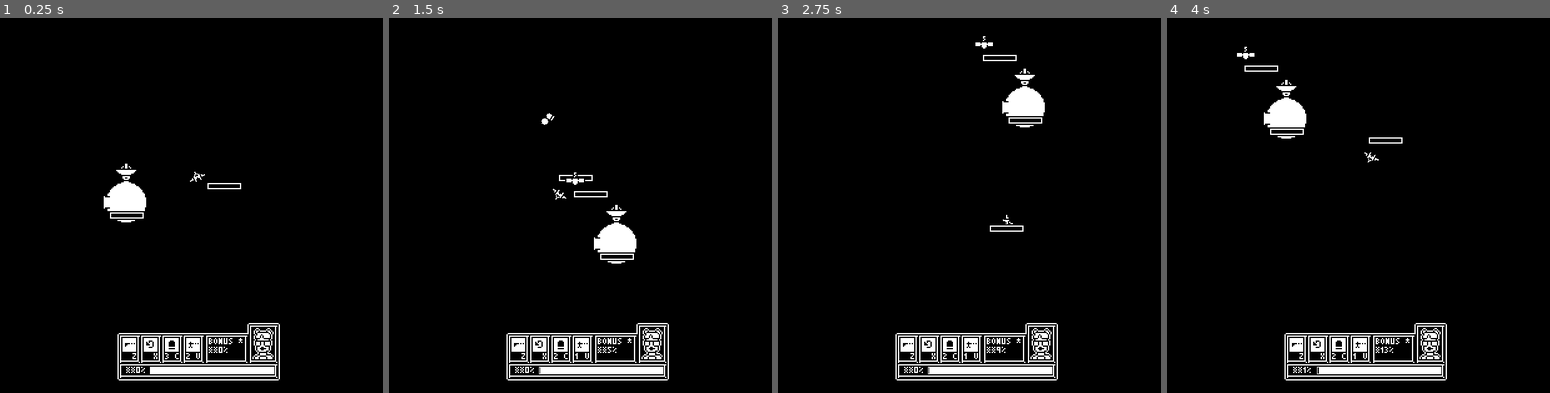
Above: before the commit, frames 1-4 (left to right).
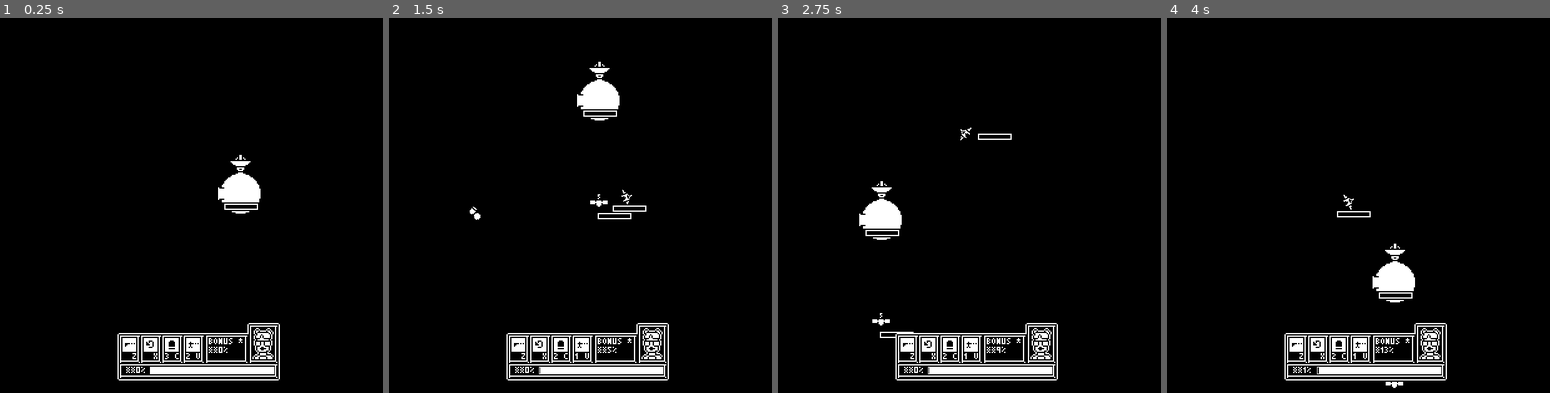
Above: after the commit, the same moments.

Repository: rthurmed/OrbitDefender
Game: Godot game, scene res://src/levels/Main.tscn
Two runs of this game, one before a commit and one after it. Both use one fixed random seed, a clock stepped at 60 frames per second and the inputs below. Sound files missing from this copy of the repository are replaced by a short silence.
Inputs:
- Up to frame 1 (0.25 s): no input
- Up to frame 2 (1.5 s): tap C (bomb) at 0.6 s; tap V (deploy_turret) at 1.35 s
- Up to frame 3 (2.75 s): hold Up (higher) from 2.03 s (still down)
- Up to frame 4 (4 s): release Up (higher) at 2.78 s; tap X (invert) at 2.85 s; hold Down (lower) from 3.53 s (still down)

The runs differ from the first frame. In frame 1, 1.8% of the frame differs, in the area x 27-69%, y 36-55%; in frame 2, 2.2%, in the area x 21-68%, y 11-66%; in frame 3, 2.1%; in frame 4, 2.1%.

Commit message:
Added ship intro animation

Diff:
--- a/src/game/ship/RotatoryAxis.gd
+++ b/src/game/ship/RotatoryAxis.gd
@@ -5,6 +5,7 @@
 
 export var accel = 3
 export var turn_speed = 0.5
+export var enabled = false
 
 var speed = DEFAULT_SPEED
 var target_speed = DEFAULT_SPEED
@@ -13,6 +14,8 @@
 
 
 func _process(delta):
+	if not enabled: return
+
 	speed = lerp_angle(speed, target_speed, delta * turn_speed)
 	rotation = lerp_angle(rotation, rotation + speed, delta * accel)
 
--- a/src/game/ship/Ship.gd
+++ b/src/game/ship/Ship.gd
@@ -30,6 +30,10 @@
 
 var bomb_count = initial_bomb_count
 var turret_count = initial_turret_count
+
+
+func _ready():
+	animation.play("intro")
 
 
 func _process(delta):
--- a/src/game/ship/Ship.tscn
+++ b/src/game/ship/Ship.tscn
@@ -10,6 +10,7 @@
 [ext_resource path="res://src/game/ship/BombShooter.gd" type="Script" id=8]
 [ext_resource path="res://assets/sfx/bonus.wav" type="AudioStream" id=9]
 [ext_resource path="res://src/game/ship/TurretDeployer.gd" type="Script" id=10]
+[ext_resource path="res://assets/planet.png" type="Texture" id=11]
 
 [sub_resource type="CircleShape2D" id=1]
 radius = 5.09902
@@ -28,6 +29,54 @@
 "update": 0,
 "values": [ 0.0 ]
 }
+tracks/1/type = "value"
+tracks/1/path = NodePath(".:position")
+tracks/1/interp = 1
+tracks/1/loop_wrap = true
+tracks/1/imported = false
+tracks/1/enabled = true
+tracks/1/keys = {
+"times": PoolRealArray( 0 ),
+"transitions": PoolRealArray( 1 ),
+"update": 0,
+"values": [ Vector2( 60, 0 ) ]
+}
+tracks/2/type = "value"
+tracks/2/path = NodePath("..:rotation_degrees")
+tracks/2/interp = 1
+tracks/2/loop_wrap = true
+tracks/2/imported = false
+tracks/2/enabled = true
+tracks/2/keys = {
+"times": PoolRealArray( 0 ),
+"transitions": PoolRealArray( 1 ),
+"update": 0,
+"values": [ -180.0 ]
+}
+tracks/3/type = "value"
+tracks/3/path = NodePath("..:enabled")
+tracks/3/interp = 1
+tracks/3/loop_wrap = true
+tracks/3/imported = false
+tracks/3/enabled = true
+tracks/3/keys = {
+"times": PoolRealArray( 0 ),
+"transitions": PoolRealArray( 1 ),
+"update": 0,
+"values": [ false ]
+}
+tracks/4/type = "value"
+tracks/4/path = NodePath("HealthModule:visible")
+tracks/4/interp = 1
+tracks/4/loop_wrap = true
+tracks/4/imported = false
+tracks/4/enabled = true
+tracks/4/keys = {
+"times": PoolRealArray( 0 ),
+"transitions": PoolRealArray( 1 ),
+"update": 0,
+"values": [ true ]
+}
 
 [sub_resource type="Animation" id=4]
 resource_name = "deinvert"
@@ -44,6 +93,70 @@
 "values": [ 180.0, -10.0, 10.0, 0.0 ]
 }
 
+[sub_resource type="Animation" id=5]
+resource_name = "intro"
+length = 1.2
+tracks/0/type = "value"
+tracks/0/path = NodePath(".:rotation_degrees")
+tracks/0/interp = 2
+tracks/0/loop_wrap = true
+tracks/0/imported = false
+tracks/0/enabled = true
+tracks/0/keys = {
+"times": PoolRealArray( 0, 0.5, 0.9, 1.2 ),
+"transitions": PoolRealArray( 1, 1, 1, 1 ),
+"update": 0,
+"values": [ 90.0, 90.0, -30.0, 0.0 ]
+}
+tracks/1/type = "value"
+tracks/1/path = NodePath(".:position")
+tracks/1/interp = 2
+tracks/1/loop_wrap = true
+tracks/1/imported = false
+tracks/1/enabled = true
+tracks/1/keys = {
+"times": PoolRealArray( 0, 1.2 ),
+"transitions": PoolRealArray( 1, 1 ),
+"update": 0,
+"values": [ Vector2( 0, 0 ), Vector2( 80, 0 ) ]
+}
+tracks/2/type = "value"
+tracks/2/path = NodePath("..:rotation_degrees")
+tracks/2/interp = 1
+tracks/2/loop_wrap = true
+tracks/2/imported = false
+tracks/2/enabled = true
+tracks/2/keys = {
+"times": PoolRealArray( 0, 0.5, 1.2 ),
+"transitions": PoolRealArray( 1, 1, 1 ),
+"update": 0,
+"values": [ -180.0, -180.0, -260.0 ]
+}
+tracks/3/type = "value"
+tracks/3/path = NodePath("..:enabled")
+tracks/3/interp = 1
+tracks/3/loop_wrap = true
+tracks/3/imported = false
+tracks/3/enabled = true
+tracks/3/keys = {
+"times": PoolRealArray( 0, 1.2 ),
+"transitions": PoolRealArray( 1, 1 ),
+"update": 1,
+"values": [ false, true ]
+}
+tracks/4/type = "value"
+tracks/4/path = NodePath("HealthModule:visible")
+tracks/4/interp = 1
+tracks/4/loop_wrap = true
+tracks/4/imported = false
+tracks/4/enabled = true
+tracks/4/keys = {
+"times": PoolRealArray( 0, 0.6, 1.2 ),
+"transitions": PoolRealArray( 1, 1, 1 ),
+"update": 1,
+"values": [ false, true, true ]
+}
+
 [sub_resource type="Animation" id=2]
 resource_name = "invert"
 tracks/0/type = "value"
@@ -63,6 +176,7 @@
 script = ExtResource( 5 )
 
 [node name="RotatoryAxis" type="Node2D" parent="."]
+rotation = -3.14159
 script = ExtResource( 1 )
 
 [node name="Spaceship" type="Area2D" parent="RotatoryAxis" groups=["friendly", "player", "ship"]]
@@ -109,6 +223,7 @@
 [node name="AnimationPlayer" type="AnimationPlayer" parent="RotatoryAxis/Spaceship"]
 anims/RESET = SubResource( 3 )
 anims/deinvert = SubResource( 4 )
+anims/intro = SubResource( 5 )
 anims/invert = SubResource( 2 )
 
 [node name="Audio" type="Node" parent="."]
@@ -117,6 +232,11 @@
 stream = ExtResource( 9 )
 volume_db = -8.0
 
+[node name="Planet" type="Sprite" parent="."]
+visible = false
+modulate = Color( 1, 1, 1, 0.498039 )
+texture = ExtResource( 11 )
+
 [connection signal="inverting" from="." to="RotatoryAxis" method="_on_Ship_inverting"]
 [connection signal="area_entered" from="RotatoryAxis/Spaceship" to="." method="_on_Spaceship_area_entered"]
 [connection signal="died" from="RotatoryAxis/Spaceship/HealthModule" to="." method="_on_HealthModule_died"]
Not shown: 1 places in src/game/ship/Ship.tscn that only renumber resources
